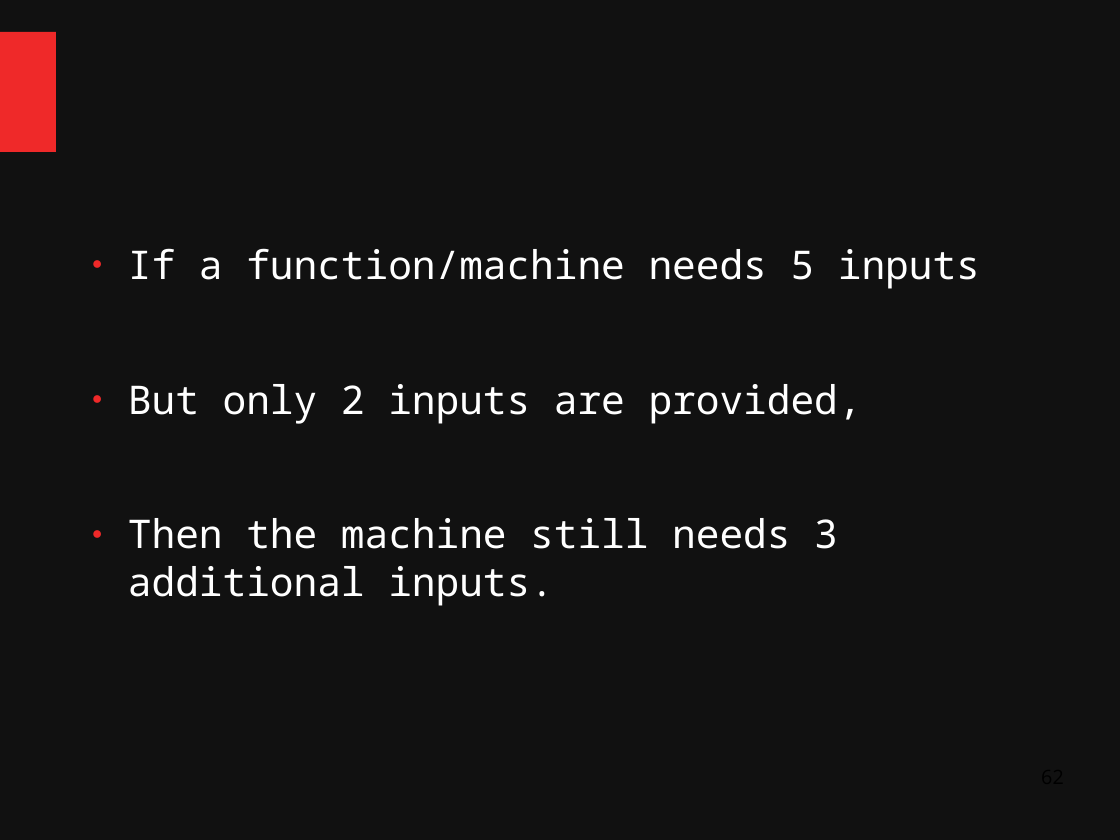
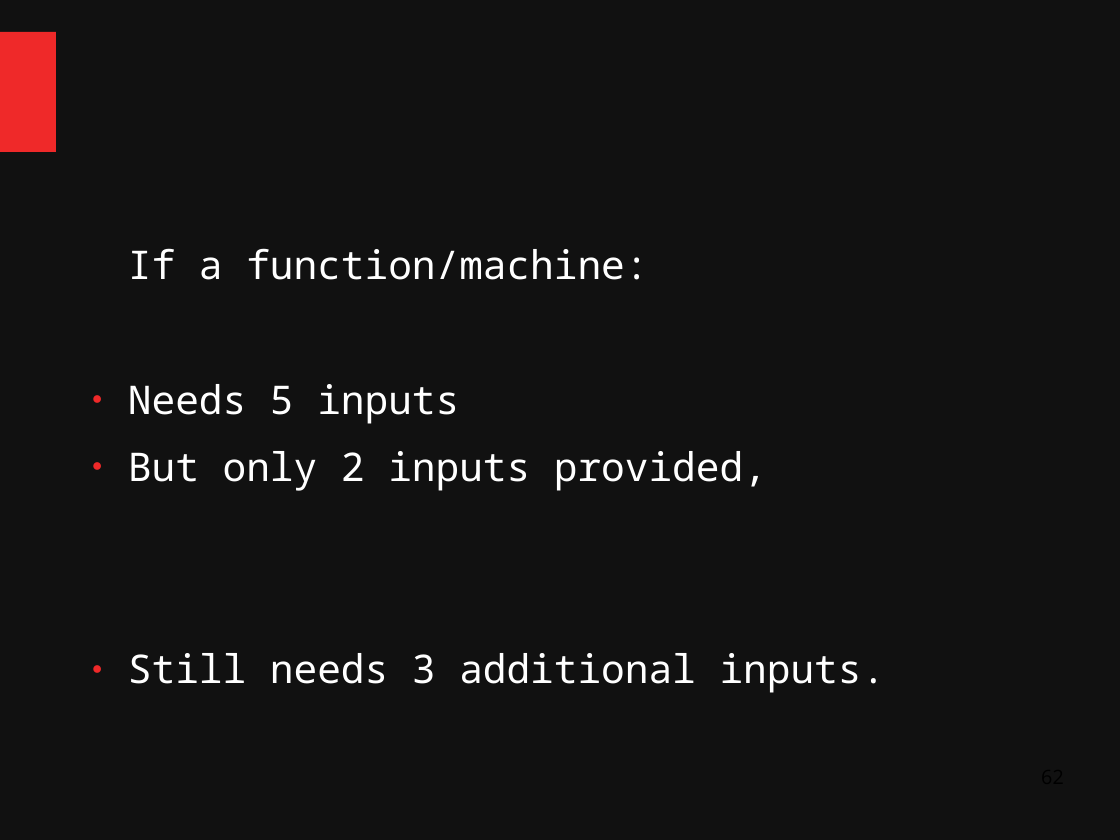
Before and after one commit to ChangHaiBin/FSharpPowerPoint, a slide deck: slide 62 of FSharp Talk Dark.odp. Drawn at 1120x840 pixels with LibreOffice and Linux fonts; fonts in the diff are those of the drawing. Boxes give left, top, right and bottom in pixels: in the first picture for what was removed or moved away, otherwise in the second. Text is boxed around its words. In the diff, an @@ line names an element or a change of style, - is before the commit and + after.

```diff
--- a/FSharp Talk Dark.odp
+++ b/FSharp Talk Dark.odp
@@ text at [128, 248, 886, 693]: text changed @@
-● If a function/machine needs 5 inputs
-● But only 2 inputs are provided,
-● Then the machine still needs 3 additional inputs.
+If a function/machine:
+● Needs 5 inputs
+● But only 2 inputs provided,
+● Still needs 3 additional inputs.
```
Also in this commit, not shown: 8 other slides changed, 28 slides added, 9 slides removed, 3 other files.
